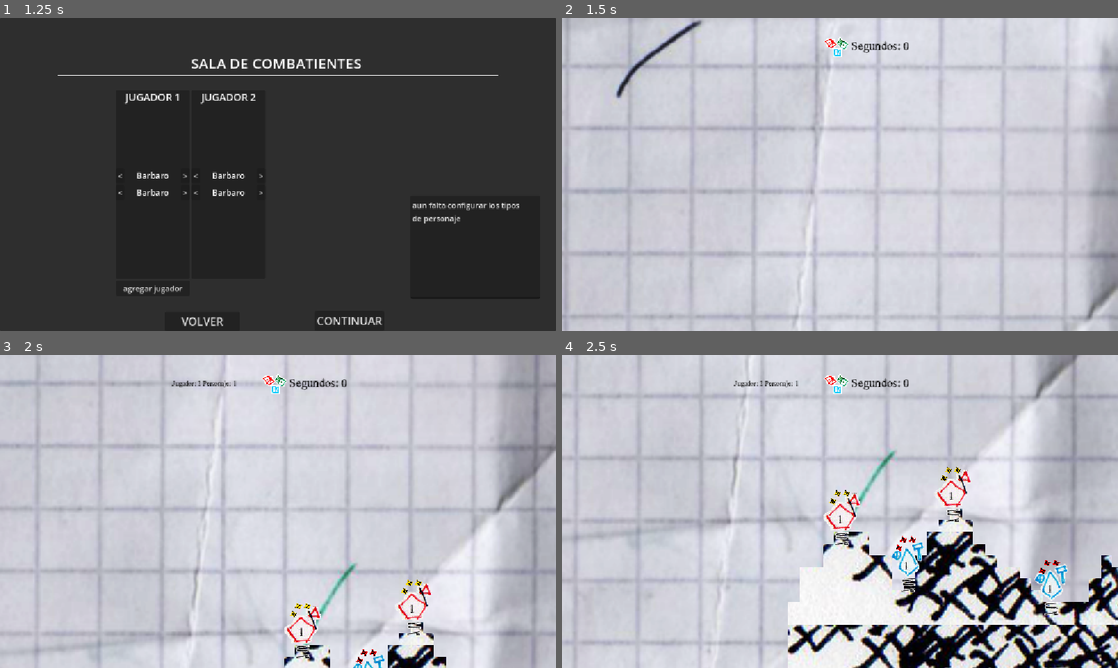
Above: before the commit, frames 1-4 (two rows, left to right).
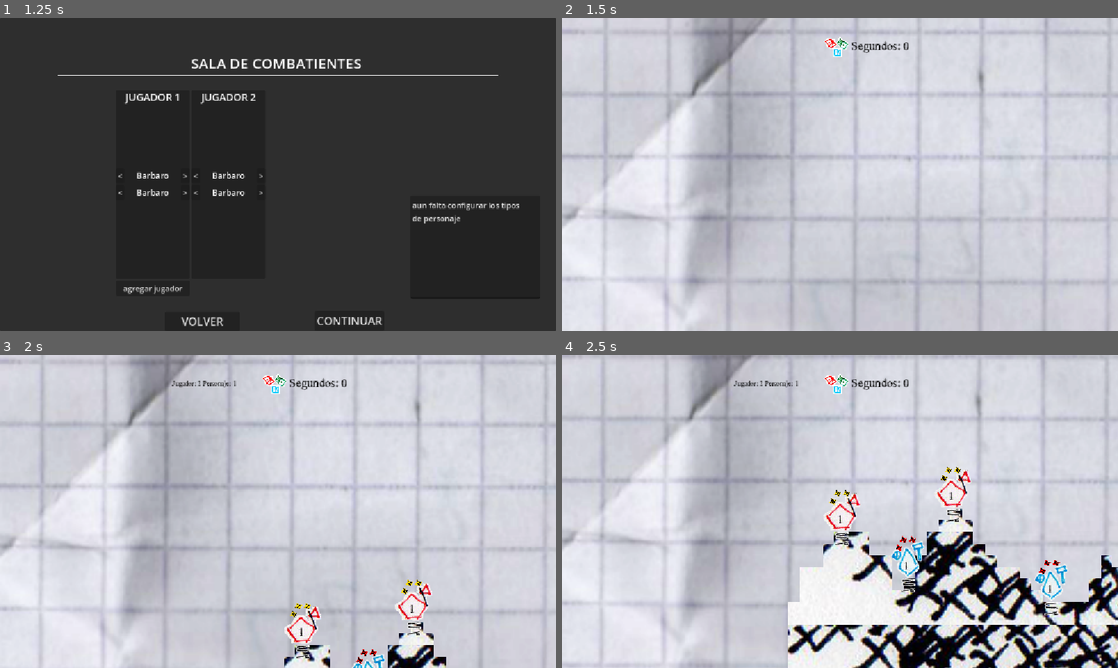
Above: after the commit, the same moments.

Repository: Pablo7776/Motores_Graficos
Game: Godot game, scene res://Escenas/menu_principal.tscn
Two runs of this game, one before a commit and one after it. Both use one fixed random seed, a clock stepped at 60 frames per second and the inputs below. The engine's default icon, where the game draws it, is replaced by a stand-in: a white triangle on a blue panel in a dark square.
Inputs (mouse positions are in pixels of both pictures, inside the frame that each line leads up to):
- Up to frame 1 (1.25 s): click "INICIAR" at 0.5 s
- Up to frame 2 (1.5 s): click "CONTINUAR" at 1.25 s
- Up to frame 3 (2 s): no input
- Up to frame 4 (2.5 s): move the mouse to (962, 495) at 2.02 s; hold Right (mover_derecha) from 2.03 s (still down); click (962, 495) at 2.1 s; tap Space (saltar) at 2.27 s

Frame 1 is identical in both runs. In frame 2, 29% of the frame differs, in the area x 0-100%, y 0-100%; in frame 3, 35%; in frame 4, 28%.

Commit message:
parallax

Diff:
--- a/da-2-zafarrancho/juego/main.tscn
+++ b/da-2-zafarrancho/juego/main.tscn
@@ -9,14 +9,14 @@
 [ext_resource type="FontFile" uid="uid://cla3yyxnq4amh" path="res://Recursos/Tipografias/!SketchyTimes-b.ttf" id="8_d2hqu"]
 [ext_resource type="PackedScene" uid="uid://c3usr1i5yijrq" path="res://modulos/componentes/ZonaDeMuerte.tscn" id="8_t4pft"]
 [ext_resource type="PackedScene" uid="uid://llgpvb0lpvyo" path="res://modulos/componentes/SpawnerPersonajes.tscn" id="9_t4pft"]
-[ext_resource type="PackedScene" uid="uid://bujley8kmtnig" path="res://modulos/escenario/fondo.tscn" id="10_eu0op"]
 
 [node name="Main" type="Node2D" unique_id=2115022120]
 script = ExtResource("1_itpfl")
 
-[node name="Fondo" parent="." unique_id=662867499 instance=ExtResource("10_eu0op")]
+[node name="Fondo" type="Parallax2D" parent="." unique_id=1669591491]
+scroll_scale = Vector2(0.05, 0.05)
 
-[node name="TextureRect" type="TextureRect" parent="." unique_id=1905305635]
+[node name="TextureRect" type="TextureRect" parent="Fondo" unique_id=1905305635]
 offset_left = -1500.0
 offset_top = -1016.0
 offset_right = 2561.92
